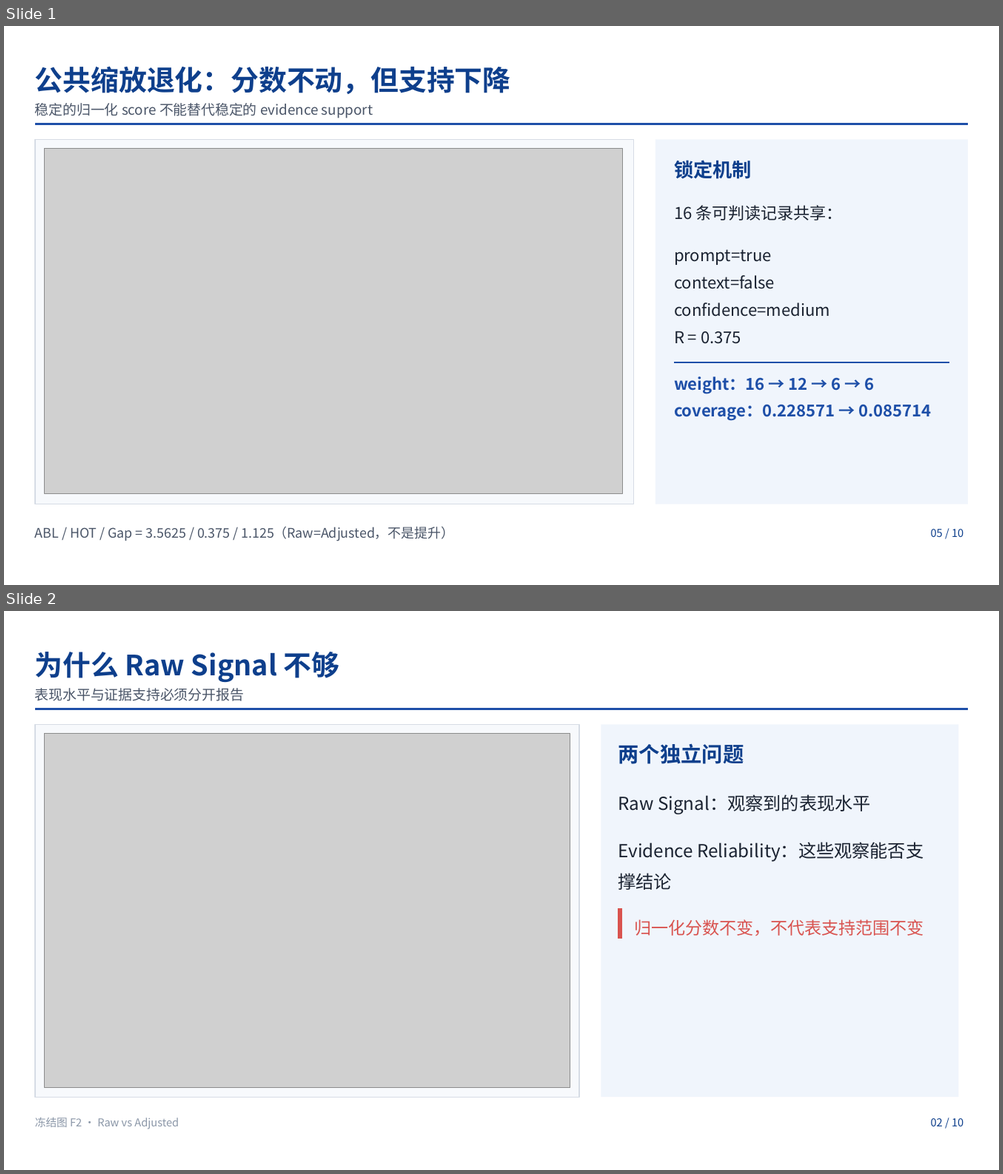
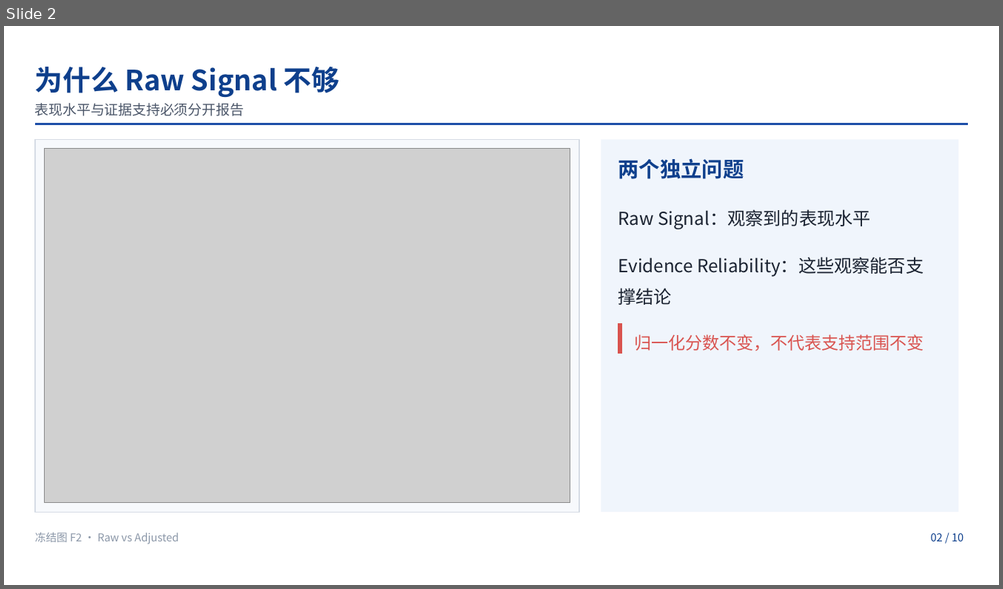
Before and after one commit to cvcingcvc-code/math, a slide deck: outputs/education_ai_evidence_roadshow_final.pptx. Shown one above the other, each under a label of ours: slides 1 and 2 before the commit, slide 2 after it. The pictures are 1003x1174 and 1003x589 pixels, drawn with LibreOffice and Linux fonts; fonts in the diff are those of the drawing; grey boxes stand for pictures. Boxes give left, top, right and bottom in pixels: in the first picture for what was removed or moved away, otherwise in the second. Text is boxed around its words. In the diff, an @@ line names an element or a change of style, - is before the commit and + after.

Commit message:
submission: sharpen problem-native evidence story for final competition

```diff
--- a/outputs/education_ai_evidence_roadshow_final.pptx
+++ b/outputs/education_ai_evidence_roadshow_final.pptx
@@ slide 1 removed at (4,26,999,585), background #FFFFFF @@
@@ freeform shape removed at (35,57,968,126) @@
@@ text removed at (35,66,511,94) @@
-公共缩放退化：分数不动，但支持下降
@@ text removed at (35,103,373,118) @@
-稳定的归一化 score 不能替代稳定的 evidence support
@@ rectangle removed at (35,139,634,505) @@
@@ picture removed at (44,149,623,494) @@
@@ rectangle removed at (655,139,968,505) @@
@@ text removed at (674,160,751,179) @@
-锁定机制
@@ text removed at (674,205,842,221) @@
-16 条可判读记录共享：
@@ text removed at (674,249,830,344) @@
-prompt=true
-context=false
-confidence=medium
-R = 0.375
@@ freeform shape removed at (674,362,949,422) @@
@@ text removed at (674,377,874,395) @@
-weight：16 → 12 → 6 → 6
@@ text removed at (674,404,930,420) @@
-coverage：0.228571 → 0.085714
@@ text removed at (35,527,454,542) @@
-ABL / HOT / Gap = 3.5625 / 0.375 / 1.125（Raw=Adjusted，不是提升）
@@ text removed at (930,529,963,537) @@
-05 / 10
```
Also in this commit, not shown: 1 slide added, 16 other files.
